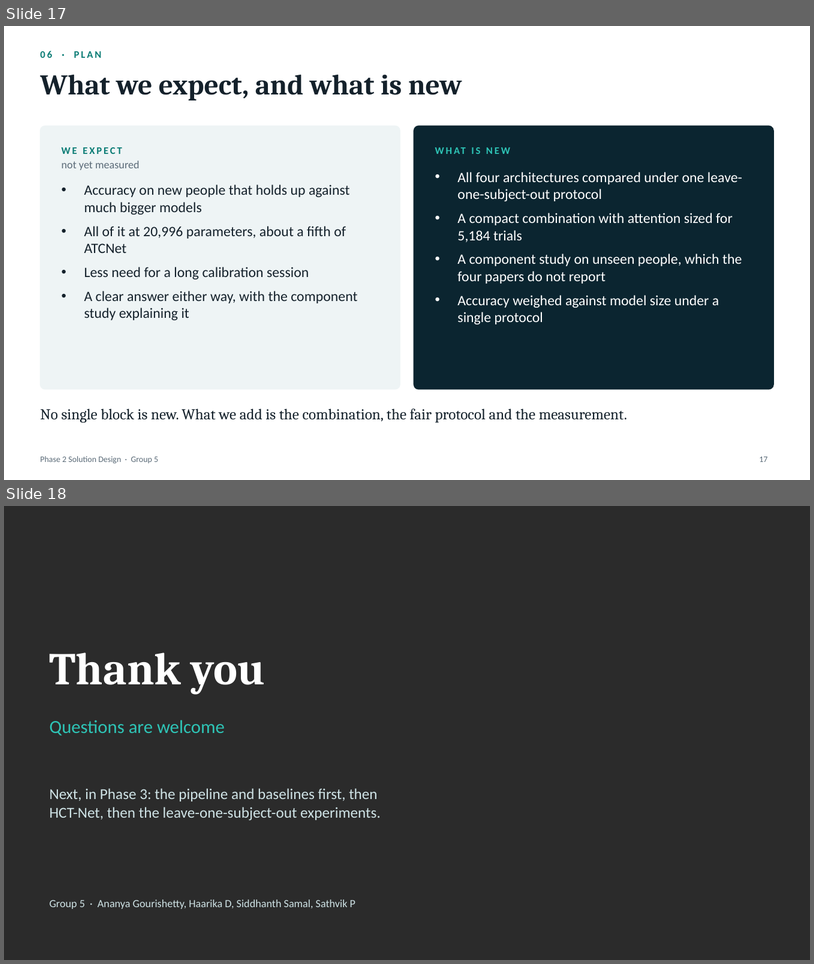
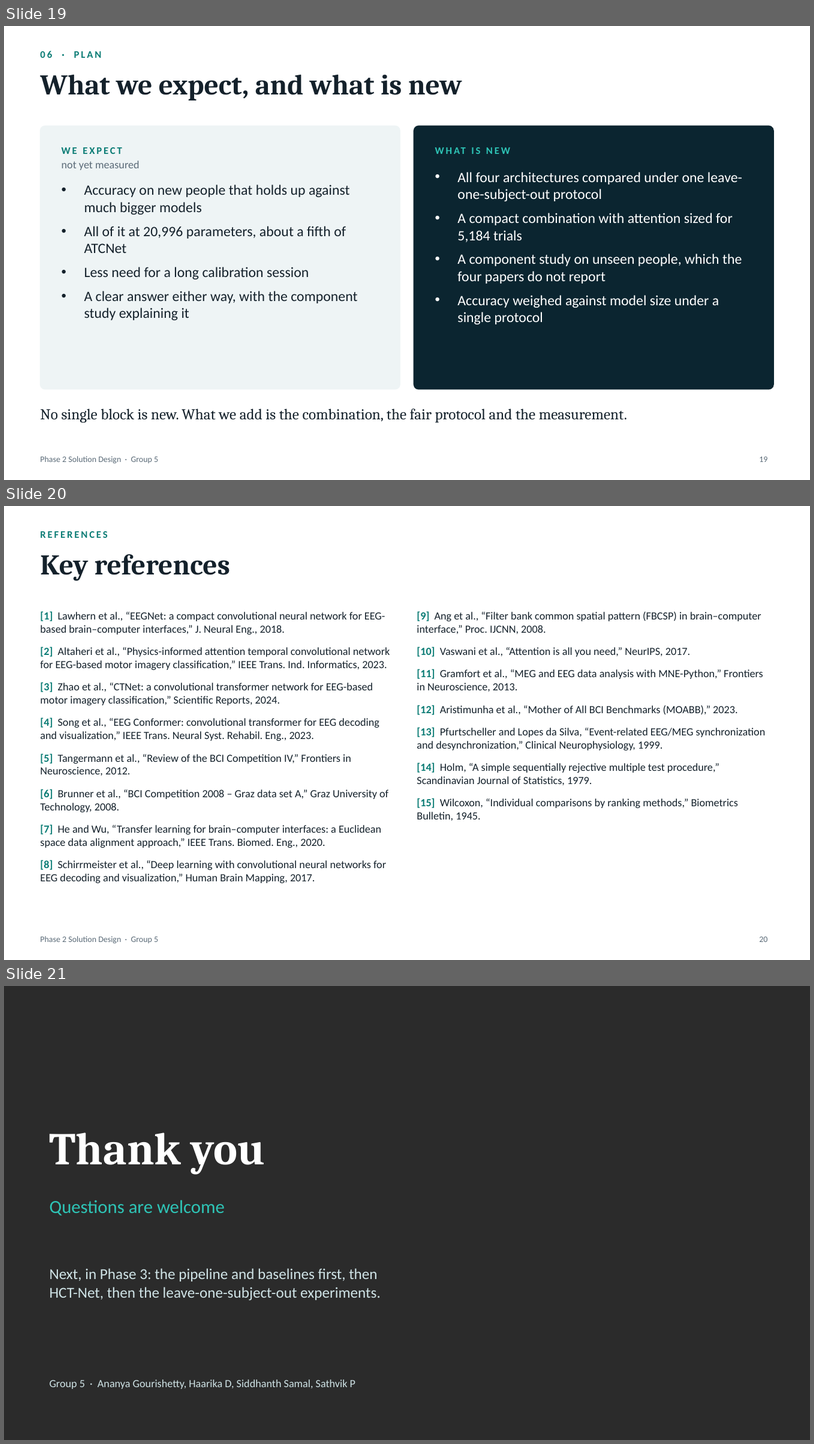
Before and after one commit to sathvikparangi907-web/neural-decoder-eeg-motor-imagery, a slide deck: Neural Decoder using EEG & Motor Imagery/Phase2_Presentation.pptx. Shown one above the other, each under a label of ours: slides 17 and 18 before the commit, slides 19, 20 and 21 after it. The pictures are 814x964 and 814x1444 pixels, drawn with LibreOffice and Linux fonts; fonts in the diff are those of the drawing; background and template pictures are left out; a plain dark background stands for a picture behind light text. Boxes give left, top, right and bottom in pixels: in the first picture for what was removed or moved away, otherwise in the second. Text is boxed around its words. In the diff, an @@ line names an element or a change of style, - is before the commit and + after.

Commit message:
Phase 2: outline, risks and references slides; equations, lists of figures and tables, abbreviations

```diff
--- a/Neural Decoder using EEG & Motor Imagery/Phase2_Presentation.pptx
+++ b/Neural Decoder using EEG & Motor Imagery/Phase2_Presentation.pptx
@@ slide 20 added at (4,506,810,960), background #FFFFFF; not listed: 1 template element that a slide beside it also shows @@
@@ text added at (40,531,107,538), 12 pt, text #0B7C75, bold @@
+REFERENCES
@@ title added at (40,554,230,580), 34 pt, text #14212B, bold @@
+Key references
@@ text added at (40,611,390,883), 13 pt, text #14212B @@
+[1] Lawhern et al., “EEGNet: a compact convolutional neural network for EEG-based brain–computer interfaces,” J. Neural Eng., 2018.
+[2] Altaheri et al., “Physics-informed attention temporal convolutional network for EEG-based motor imagery classification,” IEEE Trans. Ind. Informatics, 2023.
+[3] Zhao et al., “CTNet: a convolutional transformer network for EEG-based motor imagery classification,” Scientific Reports, 2024.
+[4] Song et al., “EEG Conformer: convolutional transformer for EEG decoding and visualization,” IEEE Trans. Neural Syst. Rehabil. Eng., 2023.
+[5] Tangermann et al., “Review of the BCI Competition IV,” Frontiers in Neuroscience, 2012.
+[6] Brunner et al., “BCI Competition 2008 – Graz data set A,” Graz University of Technology, 2008.
+[7] He and Wu, “Transfer learning for brain–computer interfaces: a Euclidean space data alignment approach,” IEEE Trans. Biomed. Eng., 2020.
+[8] Schirrmeister et al., “Deep learning with convolutional neural networks for EEG decoding and visualization,” Human Brain Mapping, 2017.
@@ text added at (417,611,766,820), 13 pt, text #14212B @@
+[9] Ang et al., “Filter bank common spatial pattern (FBCSP) in brain–computer interface,” Proc. IJCNN, 2008.
+[10] Vaswani et al., “Attention is all you need,” NeurIPS, 2017.
+[11] Gramfort et al., “MEG and EEG data analysis with MNE-Python,” Frontiers in Neuroscience, 2013.
+[12] Aristimunha et al., “Mother of All BCI Benchmarks (MOABB),” 2023.
+[13] Pfurtscheller and Lopes da Silva, “Event-related EEG/MEG synchronization and desynchronization,” Clinical Neurophysiology, 1999.
+[14] Holm, “A simple sequentially rejective multiple test procedure,” Scandinavian Journal of Statistics, 1979.
+[15] Wilcoxon, “Individual comparisons by ranking methods,” Biometrics Bulletin, 1945.
@@ page number added at (759,936,768,942), 10 pt, text #5B6B78 @@
+20
@@ what was slide 17 is now slide 19 @@
@@ page number at (759,456,768,462): text changed @@
-17
+19
@@ what was slide 18 is now slide 21 @@
```
Also in this commit, not shown: 2 slides changed, 2 other slides added, 7 other files.
